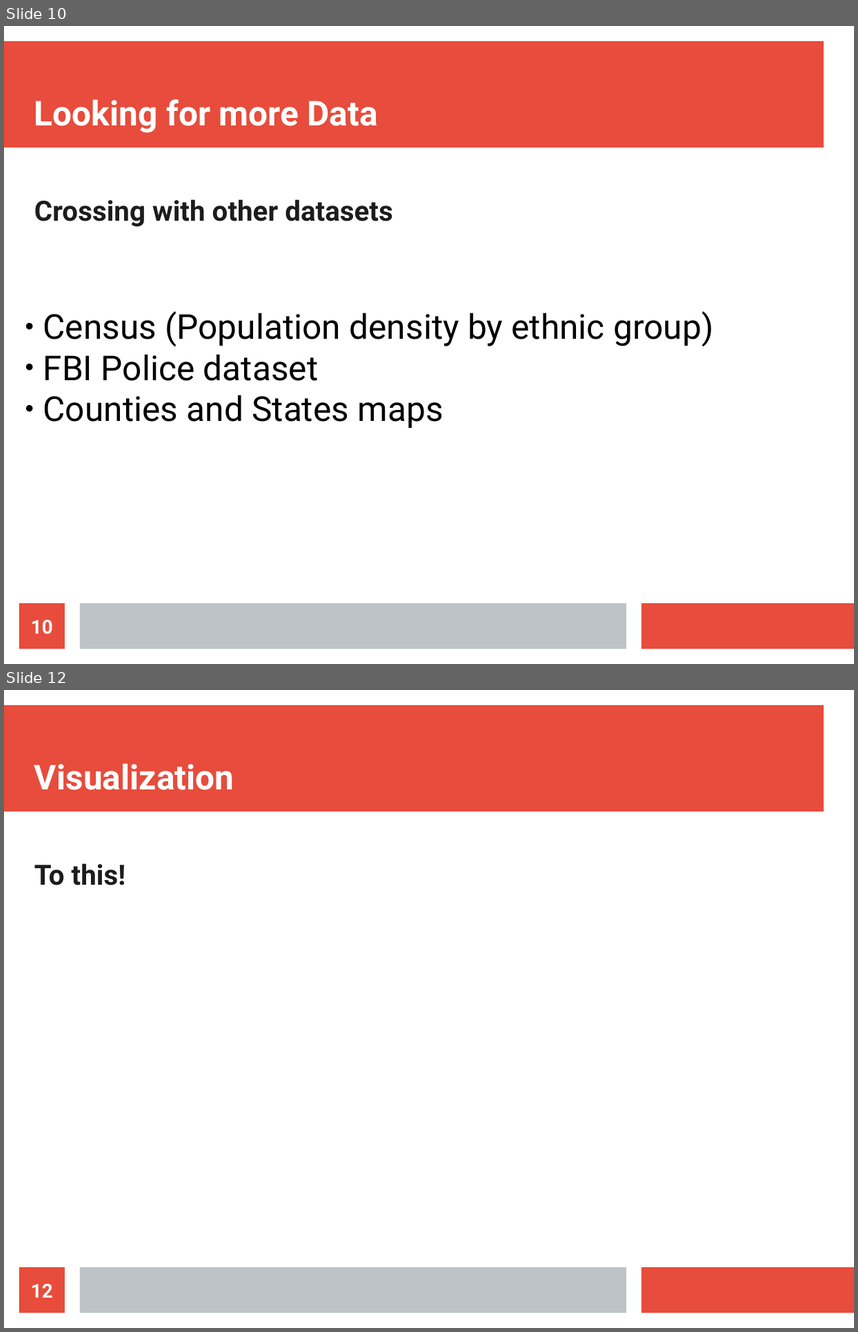
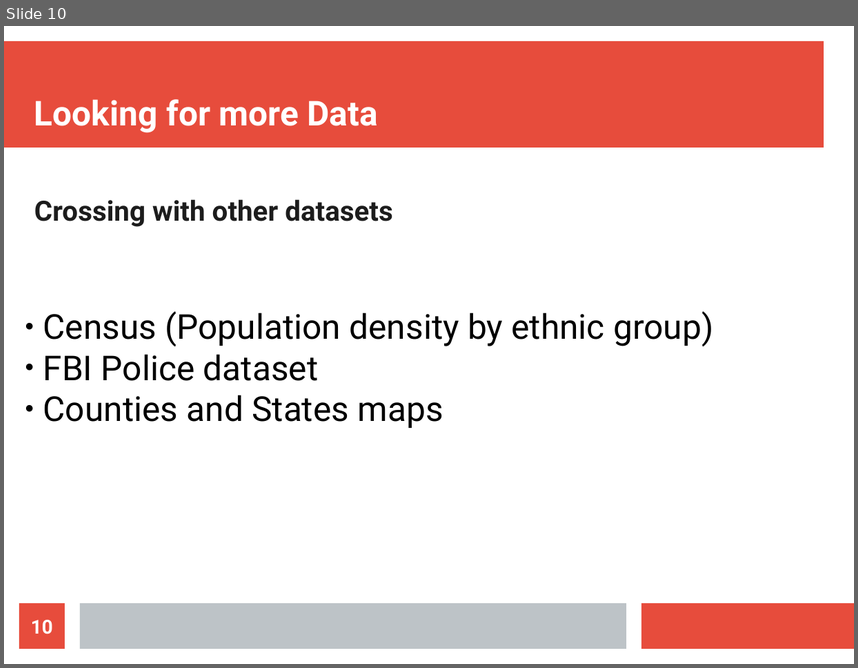
Before and after one commit to ReDI-Data-Analysis/data-analysis-project, a slide deck: project-presentation-data-analysis.odp. Shown one above the other, each under a label of ours: slides 10 and 12 before the commit, slide 10 after it; the slides between them are not shown. The pictures are 858x1332 and 858x668 pixels, drawn with LibreOffice and Linux fonts; fonts in the diff are those of the drawing. Boxes give left, top, right and bottom in pixels: in the first picture for what was removed or moved away, otherwise in the second. Text is boxed around its words. In the diff, an @@ line names an element or a change of style, - is before the commit and + after.

```diff
--- a/project-presentation-data-analysis.odp
+++ b/project-presentation-data-analysis.odp
@@ slide 12 removed at [4,690,854,1328], background #FFFFFF; not listed: 3 template elements that a slide beside it also shows @@
@@ title removed at [34,763,234,790] @@
-Visualization
@@ text removed at [34,863,126,885] @@
-To this!
@@ page number removed at [19,1267,65,1312] @@
-12
```
Also in this commit, not shown: 2 slides changed, 3 slides added.
